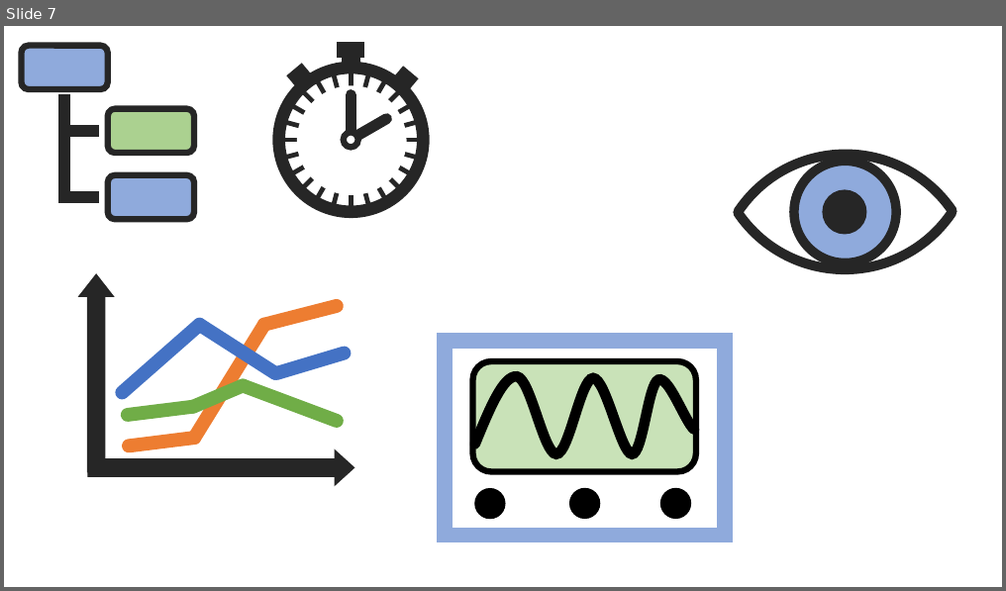
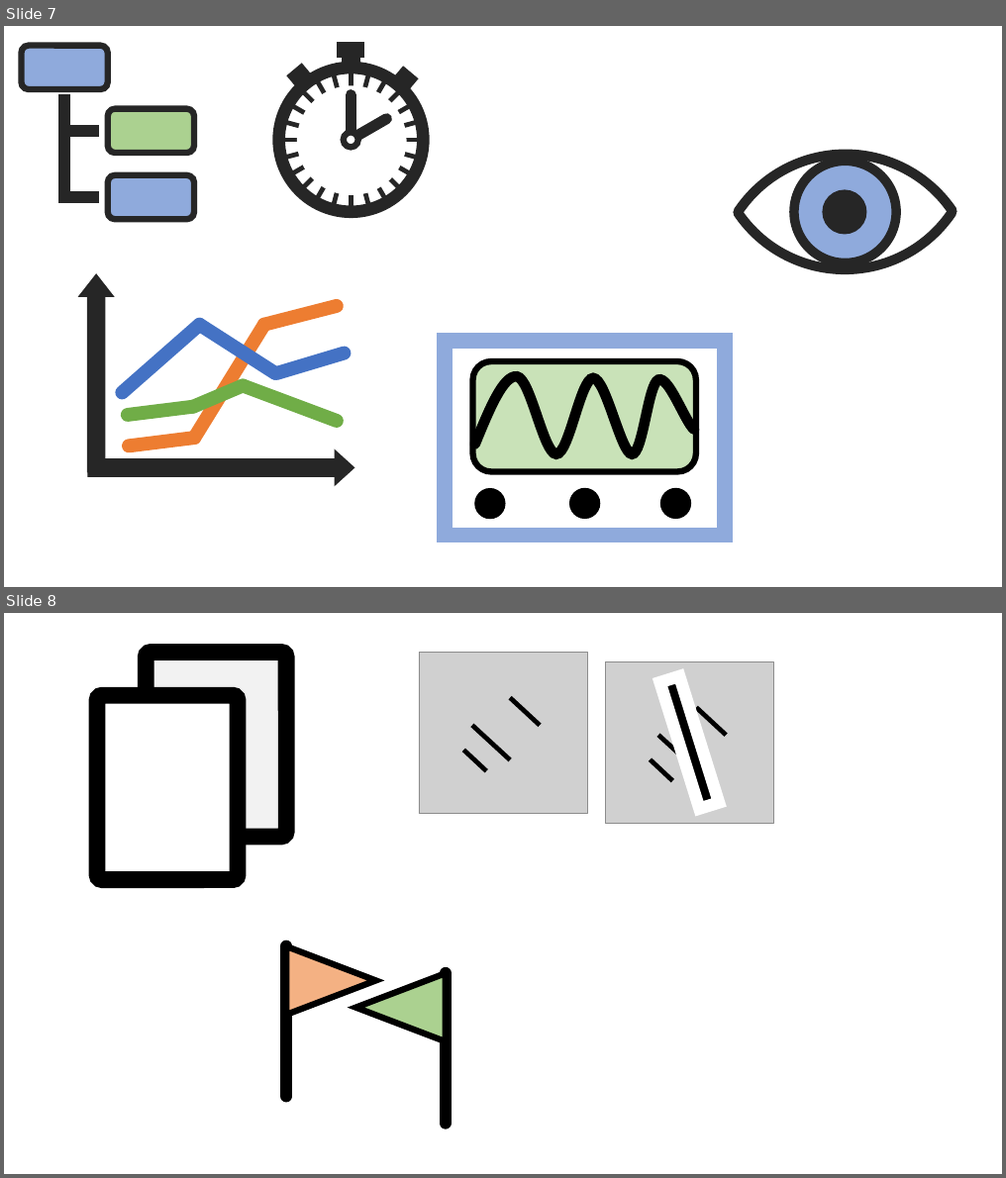
Before and after one commit to scrutinydebugger/scrutiny-devtools, a slide deck: graphics/graphics.pptx. Shown one above the other, each under a label of ours: slide 7 before the commit, slides 7 and 8 after it. The pictures are 1006x591 and 1006x1178 pixels, drawn with LibreOffice and Linux fonts; fonts in the diff are those of the drawing; grey boxes stand for pictures. Boxes give left, top, right and bottom in pixels: in the first picture for what was removed or moved away, otherwise in the second. Text is boxed around its words. In the diff, an @@ line names an element or a change of style, - is before the commit and + after.

```diff
--- a/graphics/graphics.pptx
+++ b/graphics/graphics.pptx
@@ slide 8 added at <box>4,613,1002,1174</box>, background #FFFFFF @@
@@ rounded rectangle added at <box>146,652,286,837</box>, fill #F2F2F2, outline #000000 16 pt @@
@@ rounded rectangle added at <box>97,695,238,880</box>, fill #FFFFFF, outline #000000 16 pt @@
@@ group added at <box>419,652,587,814</box>: 3 lines, 1 picture @@
@@ group added at <box>605,662,773,823</box>: 3 lines, 1 picture, 1 rectangle @@
@@ line added from (286, 947) to (286, 1096), #000000 12 pt @@
@@ triangle added at <box>286,948,375,1015</box>, fill #F4B183, outline #000000 6 pt @@
@@ triangle added at <box>355,974,446,1043</box>, fill #ABD190, outline #000000 6 pt @@
@@ line added from (446, 973) to (446, 1124), #000000 12 pt @@
```
Also in this commit, not shown: 1 slide changed, 1 slide removed, 9 other files.
